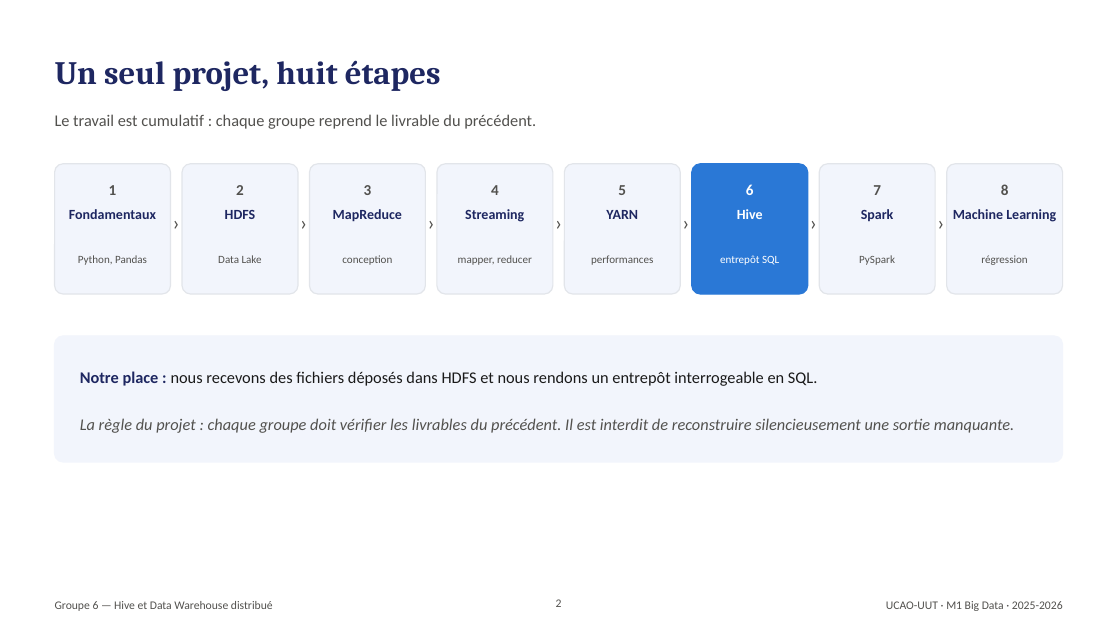
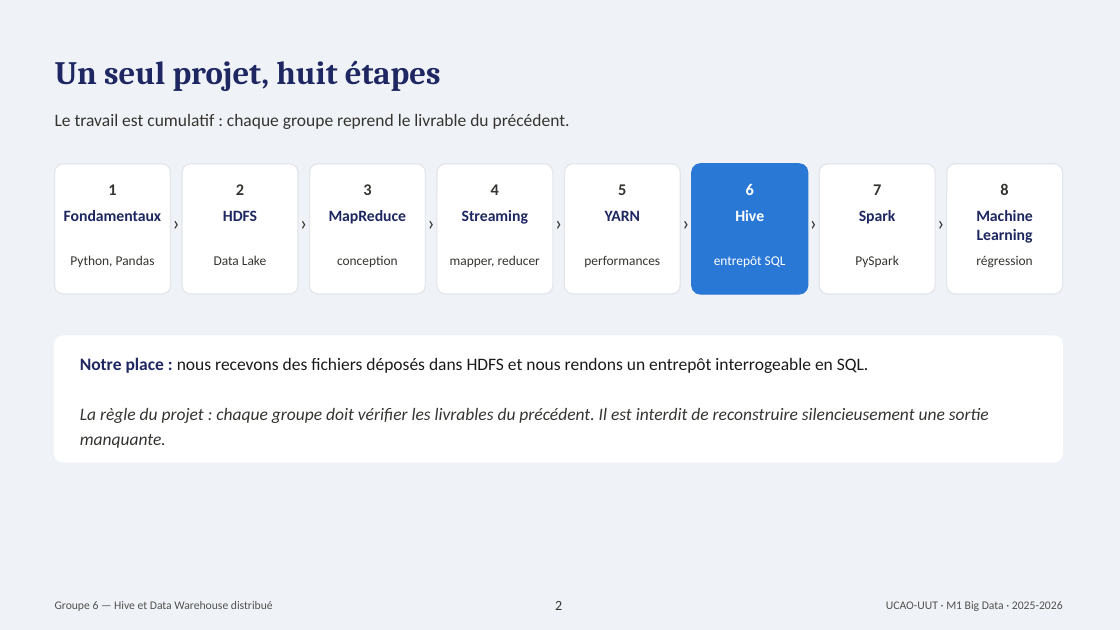
Before and after one commit to donaldamah/TP6-HIVE-Groupe6, a slide deck: slide 2 of Expose6_Hive_Groupe6.pptx. Drawn at 1120x630 pixels with LibreOffice and Linux fonts; fonts in the diff are those of the drawing. Boxes give left, top, right and bottom in pixels: in the first picture for what was removed or moved away, otherwise in the second. Text is boxed around its words. In the diff, an @@ line names an element or a change of style, - is before the commit and + after.

```diff
--- a/Expose6_Hive_Groupe6.pptx
+++ b/Expose6_Hive_Groupe6.pptx
@@ background #FFFFFF to #EFF2F7 @@
@@ text "Le travail est cumulatif : ..." at box(55, 114, 570, 129): size 14 to 15 pt, text colour #52514E to #353430 @@
@@ text "6" at box(746, 184, 754, 195): size 13 to 14 pt @@
@@ size 13 to 14 pt, text colour #52514E to #353430 in 7 elements at box(108, 184, 116, 195), box(236, 184, 244, 195), box(363, 184, 371, 195), box(491, 184, 499, 195), box(618, 184, 626, 195), box(873, 184, 881, 195), box(1000, 184, 1008, 195) @@
@@ fill #F2F5FC to #FFFFFF in 7 elements at box(55, 164, 171, 294), box(182, 164, 298, 294), box(309, 164, 425, 294), box(437, 164, 553, 294), box(565, 164, 681, 294), box(819, 164, 935, 294), box(947, 164, 1063, 294) @@
@@ text colour #52514E to #353430 in 7 elements at box(171, 206, 182, 239), box(298, 206, 310, 239), box(425, 206, 437, 239), box(553, 206, 565, 239), box(681, 206, 692, 239), box(808, 206, 820, 239), box(935, 206, 947, 239) @@
@@ size 12 to 13.5 pt in 8 elements at box(64, 210, 161, 221), box(223, 210, 257, 221), box(329, 210, 407, 224), box(462, 210, 528, 224), box(605, 210, 640, 221), box(735, 210, 764, 221), box(859, 210, 896, 224), box(976, 210, 1033, 243) @@
@@ text "entrepôt SQL" at box(714, 256, 786, 267): size 9.5 to 11.5 pt @@
@@ size 9.5 to 11.5 pt, text colour #52514E to #353430 in 7 elements at box(70, 255, 155, 267), box(214, 255, 266, 265), box(337, 256, 398, 267), box(450, 255, 540, 267), box(584, 256, 660, 267), box(855, 255, 899, 267), box(976, 256, 1032, 268) @@
@@ rounded rectangle at box(55, 336, 1063, 462): fill #F2F5FC to #FFFFFF; outline #F2F5FC 1 pt to #FFFFFF 1 pt @@
@@ text "Notre place : nous recevons ..." at box(80, 357, 989, 448): size 14 to 15 pt; text colour #52514E to #353430 in "La règle du projet : chaque groupe ..." @@
@@ page number at box(555, 601, 562, 610): size 10 to 12 pt, text colour #52514E to #353430 @@
```
Also in this commit, not shown: 18 other slides changed, 4 slides added, 11 other files.
